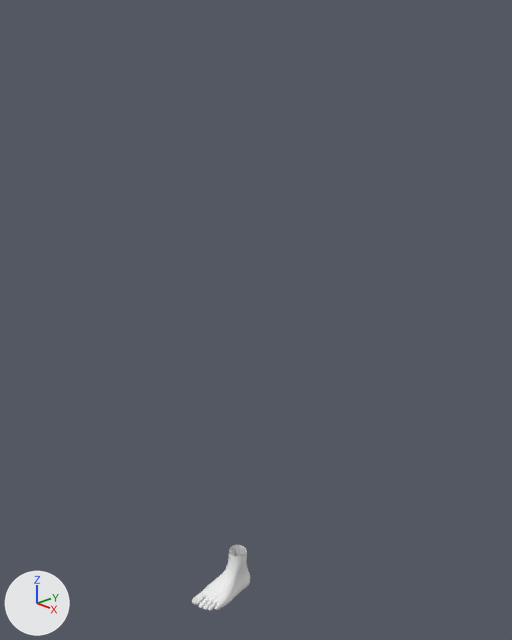
Before and after pictures for a commit that changed the Blender file mavis.blend.
Before and after are seen from a camera (50 mm lens) standing at (2.39, -2.04, 2.58) and looking at (0.1, 0.1, 1.45). The axes (+X, +Y, +Z) are drawn at lower left. The lights are the same throughout.

The first picture shows 'feet'.
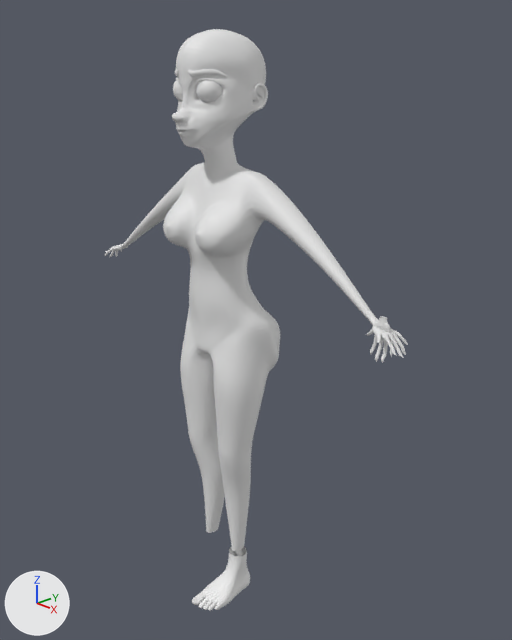
Boxes (x1, y1, x2, y2) around the edits, measured in the pictures (512 x 640 px):
'body', shown: after (104, 29, 408, 551)
'eye', shown: after (173, 80, 222, 103)
'hand', shown: after (366, 316, 393, 363)
'brows', shown: after (175, 69, 227, 77)

The change, as a list of edits to the scene's bpy script:
```text
Change ob_body:
    remove ob_body.hide_set(True)
Change ob_eye:
    remove ob_eye.hide_set(True)
Change ob_brows:
    remove ob_brows.hide_set(True)
Change ob_hand:
    remove ob_hand.hide_set(True)
```
